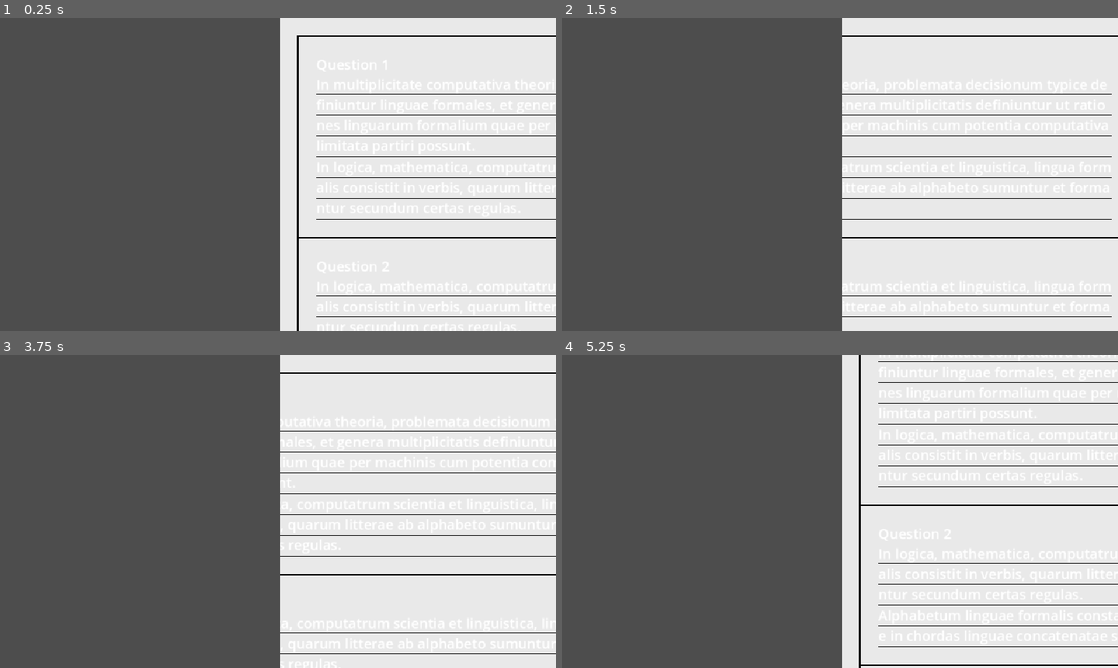
Above: before the commit, frames 1-4 (two rows, left to right).
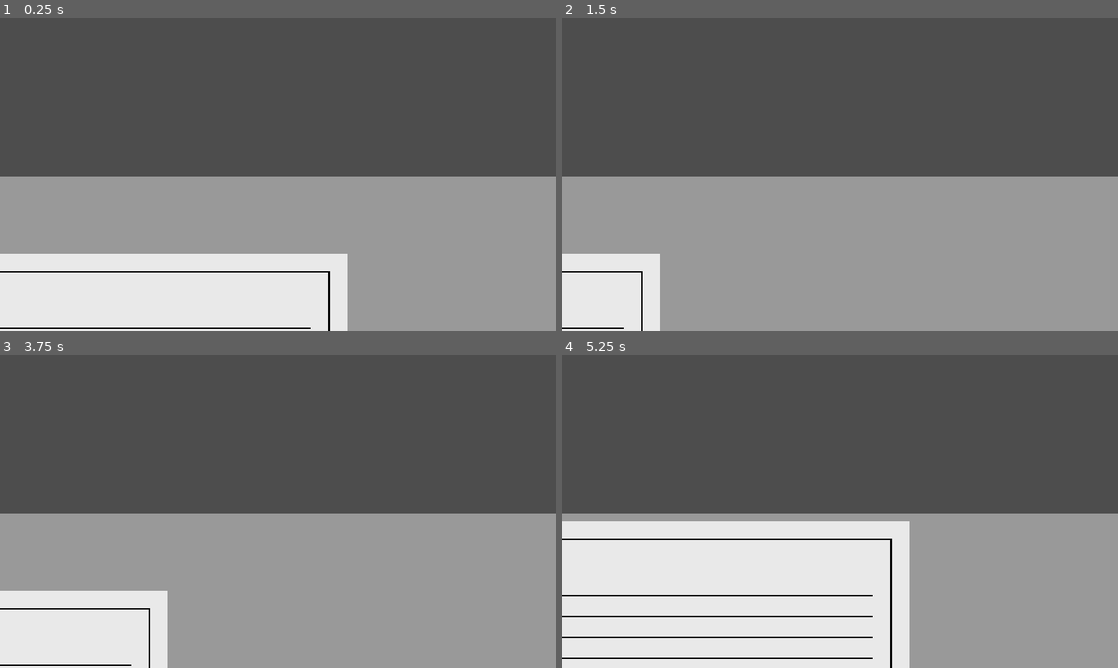
Above: after the commit, the same moments.

Repository: Dev-Hauffman/Magnum_Factum
Game: Godot game, scene res://scenes/test_scene/test_scene.tscn
Same seed, same stepped clock (60 frames per second), same inputs: the game is played once before the commit and once after it. This scene is started directly instead of the project's main scene.
Inputs (mouse positions are in pixels of both pictures, inside the frame that each line leads up to):
- Up to frame 1 (0.25 s): no input
- Up to frame 2 (1.5 s): tap Enter at 0.5 s; move the mouse to (962, 158) at 0.52 s; hold Right (ui_right) 0.53-1.25 s; tap Mouse wheel up (zoom_in, bound only after the commit) at 0.6 s; click (962, 158) at 0.67 s; tap Mouse wheel down (zoom_out, bound only after the commit) at 0.8 s; drag from (728, 190) to (812, 237) at 1.27 s
- Up to frame 3 (3.75 s): tap Space at 2, 3.5 s; move the mouse to (333, 442) at 2.02 s; hold Right (ui_right) 2.03-2.75 s; hold Middle mouse button (pan_button) 2.03-2.75 s; click (333, 442) at 2.17 s; tap Mouse wheel down (zoom_out, bound only after the commit) at 2.3, 3.6 s; tap Enter at 2.75 s; drag from (250, 574) to (111, 464) at 2.77 s; move the mouse to (444, 558) at 3.52 s; hold Left (ui_left) from 3.53 s (still down); click (444, 558) at 3.67 s
- Up to frame 4 (5.25 s): release Left (ui_left) at 4.25 s; drag from (673, 464) to (756, 433) at 4.27 s; tap Enter at 5 s; move the mouse to (867, 511) at 5.02 s; hold Down (ui_down) from 5.03 s (still down); tap Mouse wheel down (zoom_out, bound only after the commit) at 5.1 s; click (867, 511) at 5.17 s

The runs differ from the first frame. In frame 1, 72% of the frame differs, in the area x 0-100%, y 0-100%; in frame 2, 74%; in frame 3, 74%; in frame 4, 69%.

Commit message:
questions done and camera shake

Diff:
--- a/project.godot
+++ b/project.godot
@@ -30,6 +30,16 @@
 "events": [Object(InputEventMouseButton,"resource_local_to_scene":false,"resource_name":"","device":-1,"window_id":0,"a …(258 unchanged characters)…
 ]
 }
+zoom_in={
+"deadzone": 0.5,
+"events": [Object(InputEventMouseButton,"resource_local_to_scene":false,"resource_name":"","device":-1,"window_id":0,"alt_pressed":false,"shift_pressed":false,"ctrl_pressed":false,"meta_pressed":false,"button_mask":8,"position":Vector2(236, 12),"global_position":Vector2(240, 55),"factor":1.0,"button_index":4,"canceled":false,"pressed":true,"double_click":false,"script":null)
+]
+}
+zoom_out={
+"deadzone": 0.5,
+"events": [Object(InputEventMouseButton,"resource_local_to_scene":false,"resource_name":"","device":-1,"window_id":0,"alt_pressed":false,"shift_pressed":false,"ctrl_pressed":false,"meta_pressed":false,"button_mask":16,"position":Vector2(147, 13),"global_position":Vector2(151, 56),"factor":1.0,"button_index":5,"canceled":false,"pressed":true,"double_click":false,"script":null)
+]
+}
 
 [rendering]
 
--- a/resources/question_underline.tres
+++ b/resources/question_underline.tres
@@ -2,5 +2,5 @@
 
 [resource]
 bg_color = Color(0.6, 0.6, 0.6, 0)
-border_width_bottom = 1
+border_width_bottom = 2
 border_color = Color(0, 0, 0, 1)
--- a/scenes/test_scene/scripts/camera_controller.gd
+++ b/scenes/test_scene/scripts/camera_controller.gd
@@ -5,16 +5,37 @@
 @export var movement_speed: int = 20
 @export var drag_speed: int = 20
 
+@export var SPEED:float = 20.0
+@export var ZOOM_SPEED:float = 20.0
+@export var ZOOM_MARGIN:float = 0.1
+@export var ZOOM_MIN:float = 0.5
+@export var ZOOM_MAX:float = 1.0
 
+
+var mousePos = Vector2()
+var mousePosGlobal = Vector2()
 var mouse_initial_position: Vector2
 var mouse_final_position: Vector2
 
+var zoomFactor = 1.0
+var zoomPos = Vector2()
+var zooming = false
 
+var shake_intensity:float = 0.0
+var shake_duration:float = 0.0
+var should_shake:bool = false
+
+var timer = Timer.new()
+
+var target = Vector2.ZERO
 var camera: Camera2D
 
 
 func initialize(target_camera:Camera2D):
 	camera = target_camera
+	add_child(timer)
+	timer.wait_time = 0.5
+	timer.one_shot = true
 
 
 func set_camera_limits(top_limit: int, right_limit: int, bottom_limit: int, left_limit: int) -> void:
@@ -28,8 +49,40 @@
 	camera.limit_bottom = bottom_limit
 
 
+func set_camera_position(position:Vector2):
+	camera.position = position
+
+
+func _input(event):
+	if abs(zoomPos.x - get_global_mouse_position().x) > ZOOM_MARGIN:
+		zoomFactor = 1.0
+	if abs(zoomPos.y - get_global_mouse_position().y) > ZOOM_MARGIN:
+		zoomFactor = 1.0
+
+	if event is InputEventMouseButton:
+		if event.is_pressed():
+			zooming = true
+			if event.is_action("zoom_in"):
+				zoomFactor -= 0.01 * ZOOM_SPEED
+				zoomPos = get_global_mouse_position()
+			if event.is_action("zoom_out"):
+				zoomFactor += 0.01 * ZOOM_SPEED
+				zoomPos = get_global_mouse_position()
+		else:
+			zooming = false
+
+	if event is InputEventMouse:
+		mousePos = event.position
+		mousePosGlobal = get_global_mouse_position()
+
+
 func _process(delta):
 	handle_movement(delta)
+	handle_zoom(delta)
+	if not zooming:
+		zoomFactor = 1.0
+	if should_shake:
+		shake(delta)
 
 
 func handle_movement(delta):
@@ -52,3 +105,29 @@
 			mouse_final_position = get_global_mouse_position()
 			var final_position:Vector2 = mouse_initial_position - mouse_final_position
 			camera.position = lerp(camera.position, camera.position + final_position, drag_speed * delta)
+
+
+func handle_zoom(delta):
+	camera.zoom.x = lerp(camera.zoom.x, camera.zoom.x * zoomFactor, ZOOM_SPEED*delta)
+	camera.zoom.y = lerp(camera.zoom.y, camera.zoom.y * zoomFactor, ZOOM_SPEED*delta)
+
+	camera.zoom.x = clamp(camera.zoom.x, ZOOM_MIN, ZOOM_MAX)
+	camera.zoom.y = clamp(camera.zoom.y, ZOOM_MIN, ZOOM_MAX)
+
+
+func shake_camera(intensity:float = 2.0, duration:float = 0.1):
+	shake_intensity = intensity
+	shake_duration = duration
+	should_shake = true
+
+
+func shake(delta):
+	shake_duration -= delta
+	if timer.time_left == 0:
+		timer.start()
+		if camera.offset == Vector2.ZERO:
+			target = Vector2(randf_range(-1, 1), randf_range(-1, 1)) * shake_intensity
+		if camera.offset == target:
+			target = Vector2.ZERO
+			should_shake = false
+		camera.offset = lerp(camera.offset, target, 1)
--- a/scenes/test_scene/test_scene.tscn
+++ b/scenes/test_scene/test_scene.tscn
@@ -10,7 +10,6 @@
 clip_contents = true
 offset_right = 640.0
 offset_bottom = 360.0
-columns = 2
 
 [node name="CharacterViewportContainer2" type="SubViewportContainer" parent="GridContainer"]
 layout_mode = 2
@@ -20,7 +19,7 @@
 
 [node name="SubViewport" type="SubViewport" parent="GridContainer/CharacterViewportContainer2"]
 handle_input_locally = false
-size = Vector2i(318, 360)
+size = Vector2i(640, 178)
 render_target_update_mode = 4
 
 [node name="CharacterCamera2D" type="Camera2D" parent="GridContainer/CharacterViewportContainer2/SubViewport"]
@@ -34,7 +33,7 @@
 
 [node name="SubViewport" type="SubViewport" parent="GridContainer/TestViewportContainer"]
 handle_input_locally = false
-size = Vector2i(318, 360)
+size = Vector2i(640, 178)
 render_target_update_mode = 4
 
 [node name="TestCamera2D" type="Camera2D" parent="GridContainer/TestViewportContainer/SubViewport"]
--- a/scenes/test_scene/test_screen/classes/question_generator.gd
+++ b/scenes/test_scene/test_screen/classes/question_generator.gd
@@ -12,19 +12,14 @@
 
 
 var level = 1
-var possible_question_quantity = [3, 5, 8, 10]
-var possible_difficulties = {
-	"3": ["medium", "hard", "very hard"],
-	"5": ["easy", "medium", "hard", "very hard"],
-	"8": ["very easy", "easy", "medium", "hard", "very hard"],
-	"10": ["very easy", "easy", "medium", "hard", "very hard"],
-	}
 
 
 func define_questions() -> Array[QuestionInfo]:
 	var questions:Array[QuestionInfo] = []
 	var question_catalog:QuestionCatalog = QuestionCatalog.new()
-	var questions_data:Array = question_catalog.retrieve_questions(level)
+	var retrieved_data:Array = question_catalog.retrieve_questions(level)
+	var questions_data = retrieved_data.duplicate()
+	questions_data.shuffle()
 	var counter:int = 0
 	for data in questions_data:
 		var question_info:QuestionInfo = QuestionInfo.new()
@@ -34,14 +29,6 @@
 		counter += 1
 		questions.append(question_info)
 	questions = populate_questions(questions)
-
-
-#	var question_quantity:int = choose_number_of_questions()
-#	for question_number in question_quantity:
-#		var question_item:QuestionInfo = QuestionInfo.new()
-#		questions.append(question_item)
-#	questions = choose_question_difficulty(questions)
-#	questions = choose_question_score(questions)
 	return questions
 
 
@@ -63,109 +50,3 @@
 				for i in range(10):
 					question.paragraph.append(QuestionPhrases.choose_phrase())
 	return questions
-
-
-func choose_number_of_questions() -> int:
-	possible_question_quantity.shuffle()
-	return possible_question_quantity[0]
-
-
-func choose_question_difficulty(questions:Array[QuestionInfo]) -> Array[QuestionInfo]:
-	var very_hard_chance:int = 20
-	var hard_chance:int = 40
-	var medium_chance:int = 60
-	var easy_chance:int = 50
-	var very_easy_chance:int = 30
-	var very_hard_quantity
-	var max_very_hard_quantity:int
-	var hard_quantity
-	var max_hard_quantity:int
-	var very_easy_quantity
-	var max_very_easy_quantity:int
-	match questions.size():
-		3:
-			max_very_hard_quantity = 2
-		5:
-			max_very_hard_quantity = 2
-			max_hard_quantity = 3
-		8:
-			max_very_hard_quantity = 3
-			max_hard_quantity = 5
-			max_very_easy_quantity = 2
-		10:
-			max_very_hard_quantity = 3
-			max_hard_quantity = 5
-			max_very_easy_quantity = 3
-		_:
-			printerr("Invalid number of questions")
-	for question in questions:
-		var chosen_value = randi_range(1, 100)
-		match questions.size():
-			3:
-				if chosen_value <= very_hard_chance and very_hard_quantity <= max_very_hard_quantity:
-					question.difficulty = "very hard"
-					very_hard_quantity += 1
-				if chosen_value <= hard_chance and hard_quantity <= max_hard_quantity:
-					question.difficulty = "hard"
-					hard_quantity += 1
-				else:
-					question.difficulty = "medium"
-			5:
-				if chosen_value <= very_hard_chance and very_hard_quantity <= max_very_hard_quantity:
-					question.difficulty = "very hard"
-					very_hard_quantity += 1
-				if chosen_value <= hard_chance and hard_quantity <= max_hard_quantity:
-					question.difficulty = "hard"
-					hard_quantity += 1
-				if chosen_value <= easy_chance:
-					question.difficulty = "easy"
-				else:
-					question.difficulty = "medium"
-			_:
-				if chosen_value <= very_hard_chance and very_hard_quantity <= max_very_hard_quantity:
-					question.difficulty = "very hard"
-					very_hard_quantity += 1
-				if chosen_value <= very_easy_chance and very_easy_quantity <= max_very_easy_quantity:
-					question.difficulty = "very easy"
-					very_easy_quantity += 1
-				if chosen_value <= hard_chance and hard_quantity <= max_hard_quantity:
-					question.difficulty = "hard"
-					hard_quantity += 1
-				if chosen_value <= easy_chance:
-					question.difficulty = "easy"
-				else:
-					question.difficulty = "medium"
-	return questions
-
-
-func choose_question_score(questions:Array[QuestionInfo]) -> Array[QuestionInfo]:
-	var score_left_to_distribute:float
-	var very_easy_quantity:int
-	var easy_quantity:int
-	var medium_quantity:int
-	var hard_quantity:int
-	var very_hard_quantity:int
-	var code:String = ""
-
-	var score_distribution:ScoreDistribution = ScoreDistribution.new()
-	for question in questions:
-		match questions.size():
-			3:
-				var base_score = 3.33
-				var score = score_distribution.get_score(questions.size(), code, question.difficulty)
-				if score == -1:
-					question.score = base_score
-				else:
-					question.score = score
-			5:
-				var base_score = 2.0
-				pass
-			8:
-				var base_score = 1.25
-				pass
-			10:
-				var base_score = 1.0
-				pass
-			_:
-				printerr("Invalid number of questions")
-	return questions
--- a/scenes/test_scene/test_screen/question.gd
+++ b/scenes/test_scene/test_screen/question.gd
@@ -1,37 +1,71 @@
 extends PanelContainer
+
+signal clicked
+
+var maximum_score:float = 0
+var current_score:float = 0
+var paragraphs:Array[RichTextLabel] = []
+var current_paragraph:int = 0
+var can_click:bool = true
 
 
 @onready var question_number = $QuestionMarginContainer/ContentContainer/NumberLabel
 @onready var content_container = $QuestionMarginContainer/ContentContainer
 
 
+# to fix the difference in height between the underlines and the text I had to mess with the font sizes of
+# overlap "placeholder" container containing the underlines and empty labels, to aid me finding the right
+# font size, I simulated the creation of a vbox and put labels inside with a random letter inside "T"
+# (capital) to make that letter match the size of the text inside the label representing the question text
 func initialize(content:QuestionInfo):
+	maximum_score = content.score
 	question_number.text = "Question " + str(content.number)
+
 	var margin:MarginContainer = MarginContainer.new()
 	add_child(margin)
 	margin.add_theme_constant_override("margin_left",20)
 	margin.add_theme_constant_override("margin_top",20)
 	margin.add_theme_constant_override("margin_right",20)
 	margin.add_theme_constant_override("margin_bottom",20)
+
 	var underlines:VBoxContainer = VBoxContainer.new()
 	margin.add_child(underlines)
-	#underlines.add_theme_constant_override("separation", 1)
+
 	var extra_space:Label = Label.new()
 	underlines.add_child(extra_space)
-	extra_space.add_theme_font_size_override("font_size", 16)
+	extra_space.add_theme_font_size_override("font_size", 15) #test/ mess around with this # bottom width = 1, font size = 16
+
 	var number_of_lines:int = 0
 	for question in content.paragraph:
-		var question_text = Label.new()
+		var question_text:RichTextLabel = RichTextLabel.new()
 		content_container.add_child(question_text)
+		question_text.fit_content = true
 		question_text.autowrap_mode = TextServer.AUTOWRAP_ARBITRARY
 		question_text.text = question
-		question_text.add_theme_constant_override("line_spacing", 1)
-		await get_tree().create_timer(0.01).timeout
+		question_text.add_theme_constant_override("line_separation", 1) #avoid changing this
+		await get_tree().create_timer(0.01).timeout # it's here because only in the next frame it updates the wrapping (from what I remember)
 		number_of_lines += question_text.get_line_count()
+		question_text.visible_characters = 0
+		paragraphs.append(question_text)
+
 	for line in number_of_lines:
 		var filler_label:Label = Label.new()
 		underlines.add_child(filler_label)
-		filler_label.add_theme_font_size_override("font_size", 14)
-		filler_label.add_theme_constant_override("line_spacing", 3)
+		filler_label.add_theme_font_size_override("font_size", 13) #test/ mess around with this # bottom width = 1, font size = 16
+		filler_label.add_theme_constant_override("line_spacing", 3) #avoid changing this
 		var style_box = load("res://resources/question_underline.tres")
 		filler_label.add_theme_stylebox_override("normal", style_box)
+
+
+func _on_gui_input(event):
+	if can_click:
+		if event is InputEventMouseButton and event.pressed and (event.button_index == MOUSE_BUTTON_LEFT or event.button_index == MOUSE_BUTTON_RIGHT):
+			if current_paragraph < paragraphs.size():
+				paragraphs[current_paragraph].visible_characters += 5
+				emit_signal("clicked")
+				if paragraphs[current_paragraph].visible_ratio >= 1:
+					current_score += maximum_score / paragraphs.size()
+					current_paragraph += 1
+					print_debug(current_score)
+					if current_paragraph == paragraphs.size():
+						print_debug(current_score)
--- a/scenes/test_scene/test_screen/question.tscn
+++ b/scenes/test_scene/test_screen/question.tscn
@@ -1,6 +1,7 @@
-[gd_scene load_steps=3 format=3 uid="uid://b0nlufewfa3hs"]
+[gd_scene load_steps=4 format=3 uid="uid://b0nlufewfa3hs"]
 
 [ext_resource type="Script" path="res://scenes/test_scene/test_screen/question.gd" id="1_82gox"]
+[ext_resource type="StyleBox" uid="uid://b6q82eehgic7m" path="res://resources/question_underline.tres" id="2_4kkmf"]
 
 [sub_resource type="StyleBoxFlat" id="StyleBoxFlat_315wx"]
 bg_color = Color(0.6, 0.6, 0.6, 0)
@@ -44,14 +45,14 @@
 layout_mode = 2
 theme_override_constants/separation = 0
 
-[node name="Label3" type="Label" parent="QuestionMarginContainer/VBoxContainer"]
+[node name="Label3" type="RichTextLabel" parent="QuestionMarginContainer/VBoxContainer"]
 layout_mode = 2
-theme_override_font_sizes/font_size = 16
 text = "T"
 
 [node name="Label" type="Label" parent="QuestionMarginContainer/VBoxContainer"]
 layout_mode = 2
 theme_override_font_sizes/font_size = 16
+theme_override_styles/normal = ExtResource("2_4kkmf")
 text = "T"
 
 [node name="Label2" type="Label" parent="QuestionMarginContainer/VBoxContainer"]
@@ -83,3 +84,5 @@
 layout_mode = 2
 theme_override_font_sizes/font_size = 15
 text = "T"
+
+[connection signal="gui_input" from="." to="." method="_on_gui_input"]
--- a/scenes/test_scene/test_screen/test_screen.gd
+++ b/scenes/test_scene/test_screen/test_screen.gd
@@ -2,10 +2,12 @@
 
 
 var questions:Array[QuestionInfo] = []
+var final_score:float = 0
 
 
-@onready var camera_controller = $CameraController
-@onready var limits:PanelContainer = $TestPanelContainer
+@onready var camera_controller:CameraController = $CameraController
+@onready var test_container = $TestPanelContainer
+@onready var limits:PanelContainer = $LimitsContainer
 @onready var questions_container = $TestPanelContainer/TestMarginContainer/QuestionsContainer
 #@onready var test_label = $TestPanelContainer/TestMarginContainer/QuestionsContainer/PanelContainer/QuestionMarginContainer/QuestionContainer/Label
 
@@ -23,6 +25,7 @@
 
 func initialize(camera:Camera2D):
 	camera_controller.initialize(camera)
+	camera_controller.set_camera_position(Vector2(limits.size.x/2 - get_window().size.x/2, test_container.position.y))
 	var top_limit = limits.global_position.y
 	var right_limit = limits.global_position.x + limits.size.x
 	var bottom_limit = limits.global_position.y + limits.size.y
@@ -42,7 +45,21 @@
 		var question = preload("res://scenes/test_scene/test_screen/question.tscn").instantiate()
 		questions_container.add_child(question)
 		question.initialize(entry)
+		question.connect("clicked", Callable(self, "treat_question_click"))
+
+
+func treat_question_click():
+	camera_controller.shake_camera()
 
 
 func _on_test_panel_container_resized():
 	camera_controller.set_bottom_limit(limits.global_position.y + limits.size.y)
+
+
+func _on_timer_timeout():
+	print_debug("time out")
+	for children in questions_container.get_children():
+		if children.visible == true:
+			children.can_click = false
+			final_score += children.current_score
+	print_debug("final score: " + str(final_score))
--- a/scenes/test_scene/test_screen/test_screen.tscn
+++ b/scenes/test_scene/test_screen/test_screen.tscn
@@ -1,8 +1,10 @@
-[gd_scene load_steps=6 format=3 uid="uid://bjk32f1avr400"]
+[gd_scene load_steps=7 format=3 uid="uid://bjk32f1avr400"]
 
 [ext_resource type="Script" path="res://scenes/test_scene/test_screen/test_screen.gd" id="1_au1b5"]
 [ext_resource type="Script" path="res://scenes/test_scene/scripts/camera_controller.gd" id="2_arboi"]
 [ext_resource type="PackedScene" uid="uid://b0nlufewfa3hs" path="res://scenes/test_scene/test_screen/question.tscn" id="3_h4aqy"]
+
+[sub_resource type="StyleBoxFlat" id="StyleBoxFlat_p3a5l"]
 
 [sub_resource type="StyleBoxFlat" id="StyleBoxFlat_ne7ci"]
 bg_color = Color(0.913725, 0.913725, 0.913725, 1)
@@ -21,9 +23,17 @@
 [node name="CameraController" type="Node2D" parent="."]
 script = ExtResource("2_arboi")
 
+[node name="LimitsContainer" type="PanelContainer" parent="."]
+custom_minimum_size = Vector2(1920, 4096)
+offset_left = -630.0
+offset_top = -238.0
+offset_right = 1290.0
+offset_bottom = 1810.0
+theme_override_styles/panel = SubResource("StyleBoxFlat_p3a5l")
+
 [node name="TestPanelContainer" type="PanelContainer" parent="."]
 custom_minimum_size = Vector2(640, 0)
-offset_right = 40.0
+offset_right = 640.0
 offset_bottom = 40.0
 theme_override_styles/panel = SubResource("StyleBoxFlat_ne7ci")
 
@@ -86,4 +96,10 @@
 text = "asdasdzxczvczvsdgsdgsxcbxcbxdgsxcbdxfgxbxcbsdxcvcxvsasdasdsadasdsadasdsadasdas"
 autowrap_mode = 1
 
+[node name="Timer" type="Timer" parent="."]
+wait_time = 180.0
+one_shot = true
+autostart = true
+
 [connection signal="resized" from="TestPanelContainer" to="." method="_on_test_panel_container_resized"]
+[connection signal="timeout" from="Timer" to="." method="_on_timer_timeout"]
